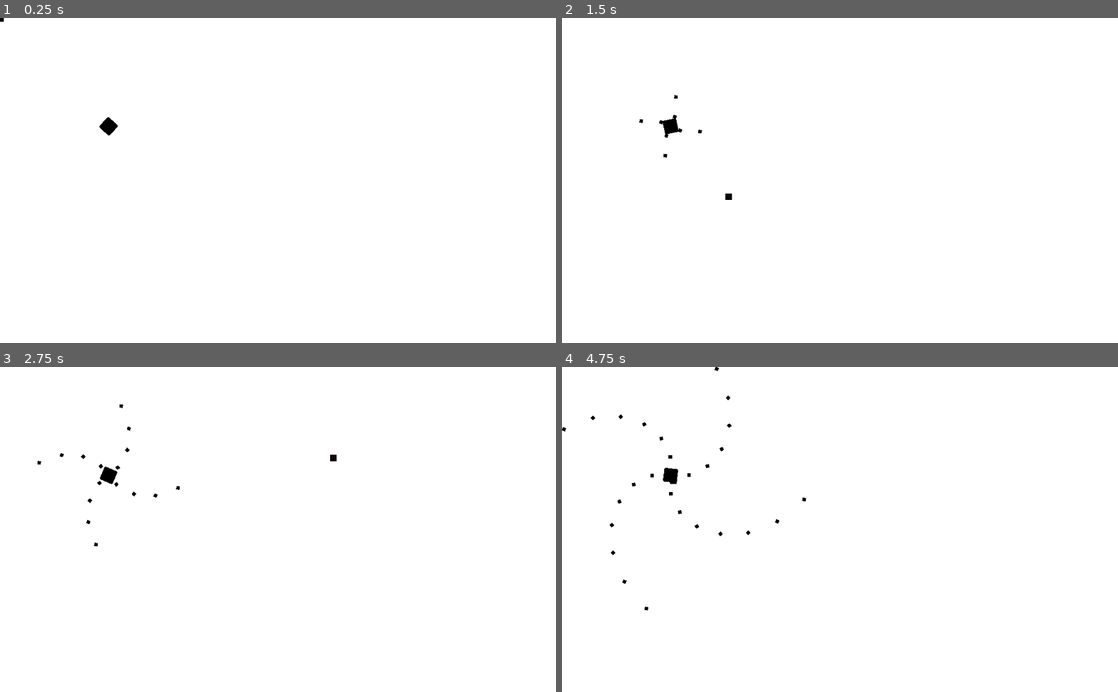
Above: before the commit, frames 1-4 (two rows, left to right).
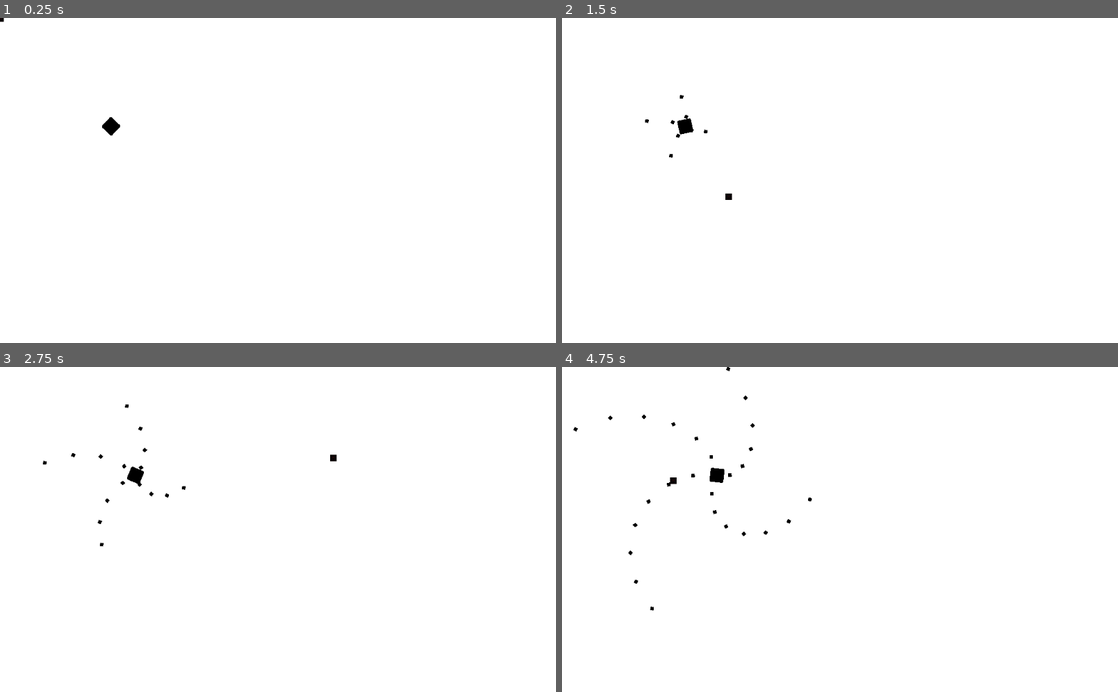
Above: after the commit, the same moments.

Repository: BrunoDG/Shmup_new
Game: Godot game, scene res://scenes/Game.tscn
Same seed, same stepped clock (60 frames per second), same inputs: the game is played once before the commit and once after it. The engine's default icon, where the game draws it, is replaced by a stand-in: a white triangle on a blue panel in a dark square.
Inputs (mouse positions are in pixels of both pictures, inside the frame that each line leads up to):
- Up to frame 1 (0.25 s): no input
- Up to frame 2 (1.5 s): move the mouse to (962, 164) at 0.52 s; move the mouse to (728, 196) at 1.27 s
- Up to frame 3 (2.75 s): move the mouse to (333, 458) at 2.02 s
- Up to frame 4 (4.75 s): move the mouse to (812, 594) at 2.77 s; move the mouse to (1006, 578) at 3.52 s; move the mouse to (673, 480) at 4.27 s

The runs differ from the first frame. In frame 1, less than 0.1% of the frame differs, in the area x 17-22%, y 30-37%; in frame 2, 0.3%; in frame 3, 0.5%; in frame 4, 0.7%, in the area x 0-45%, y 0-75%.

Commit message:
Feat: Added simple movement to enemy

Diff:
--- a/scripts/Enemy.gd
+++ b/scripts/Enemy.gd
@@ -15,6 +15,7 @@
 # Called every frame. 'delta' is the elapsed time since the previous frame.
 func _process(delta):
 	rotate(.05)
+	position.x += 0.3
 
 func spawn_bullets():
 	var b1 = bullet_node.instance()
